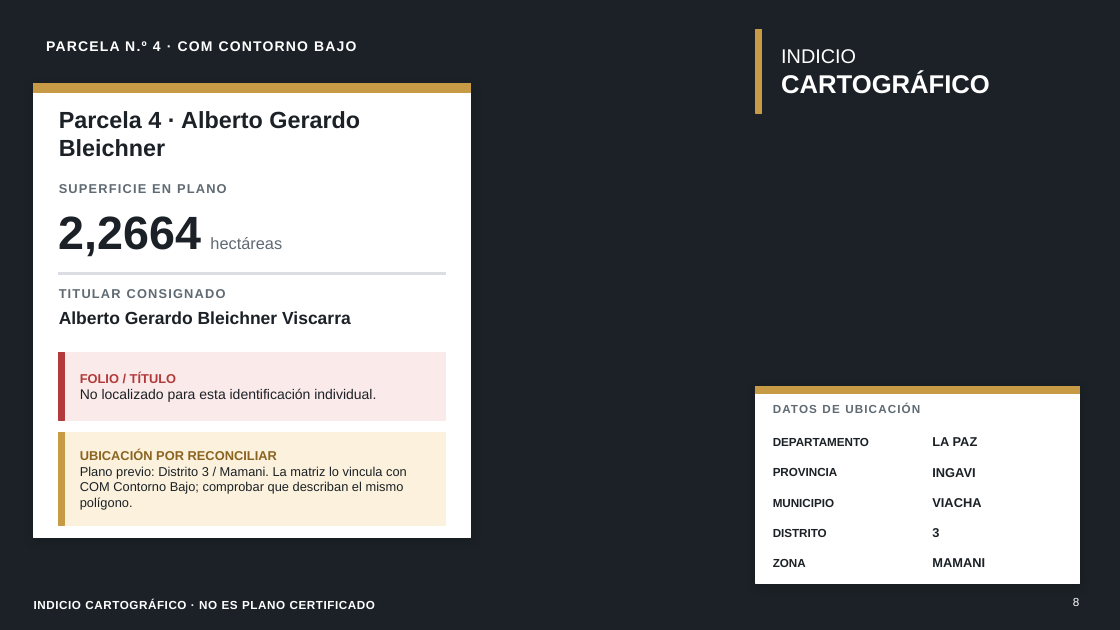
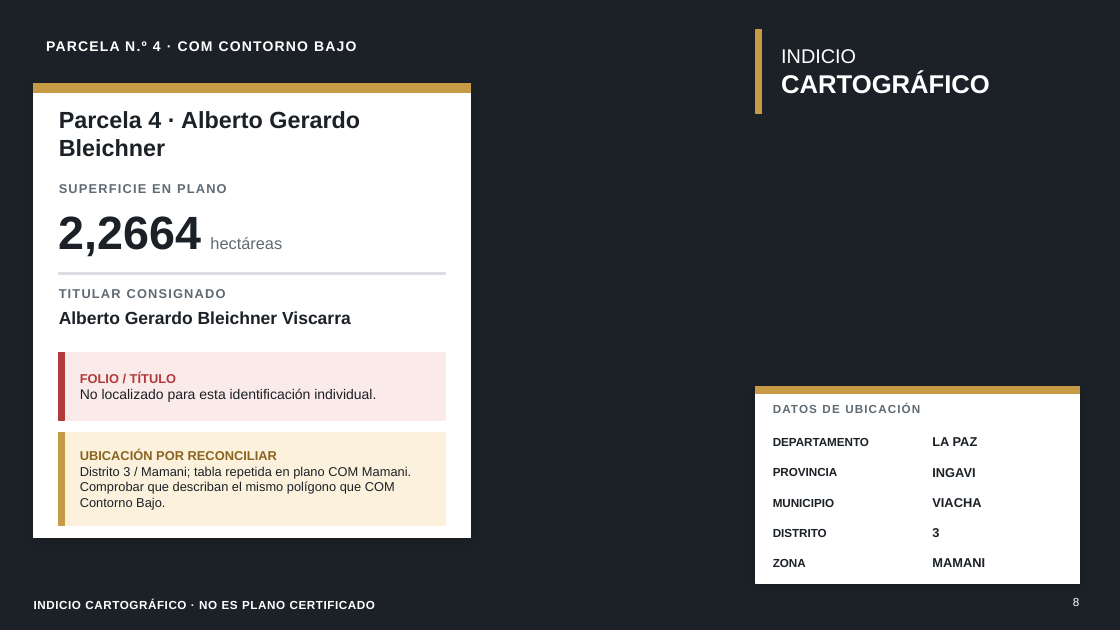
Before and after one commit to hugop1006-cpu/incerpaz-la-gran-obra, a slide deck: slide 8 of Informe_5_Casos_Patrimoniales_Viacha_2026_v2.pptx. Drawn at 1120x630 pixels with LibreOffice and Linux fonts; fonts in the diff are those of the drawing; background and template pictures are left out. Boxes give left, top, right and bottom in pixels: in the first picture for what was removed or moved away, otherwise in the second. Text is boxed around its words. In the diff, an @@ line names an element or a change of style, - is before the commit and + after.

```diff
--- a/Informe_5_Casos_Patrimoniales_Viacha_2026_v2.pptx
+++ b/Informe_5_Casos_Patrimoniales_Viacha_2026_v2.pptx
@@ text at [80,466,411,509]: text changed @@
-Plano previo: Distrito 3 / Mamani. La matriz lo vincula con COM Contorno Bajo; comprobar que describan el mismo polígono.
+Distrito 3 / Mamani; tabla repetida en plano COM Mamani. Comprobar que describan el mismo polígono que COM Contorno Bajo.
```
Also in this commit, not shown: 7 other slides changed, 2 slides added.
